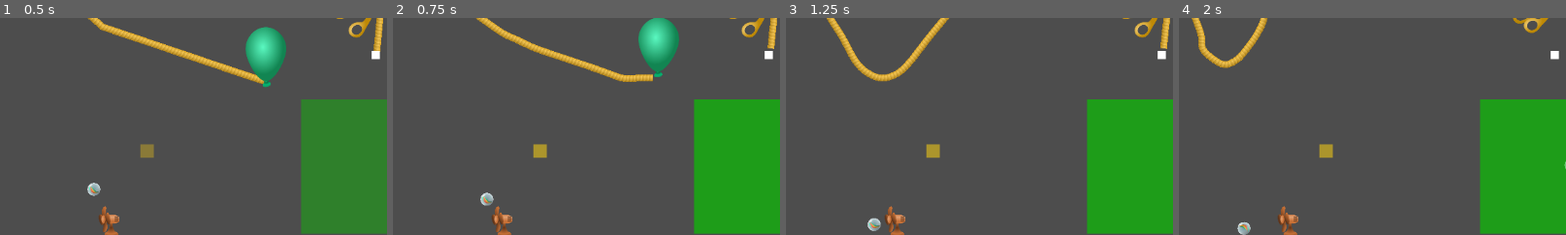
Above: before the commit, frames 1-4 (left to right).
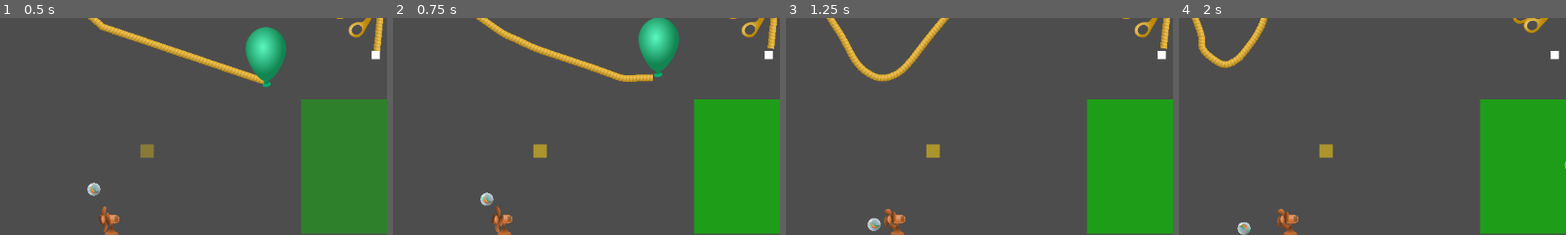
Above: after the commit, the same moments.

Repository: lechaosx/jam-at-fit-vol-2
Game: Godot game, scene res://game.tscn
The game is run twice, just before and just after one commit, with the same random seed, the same clock (stepped at 60 frames per second) and the same inputs. The engine's default icon, where the game draws it, is replaced by a stand-in: a white triangle on a blue panel in a dark square.
Inputs (mouse positions are % of the whole screen's width and height, from its top left):
- Up to frame 1 (0.5 s): no input
- Up to frame 2 (0.75 s): click "Play" at 0.5 s
- Up to frame 3 (1.25 s): no input
- Up to frame 4 (2 s): move the mouse to (72, 45) at 1.27 s; click (72, 45) at 1.42 s
The pictures show only the part of the screen within x 23-73%, y 50-100%; the shares and areas given below are measured in that part.

Frame 1 is identical in both runs. In frame 2, 0.2% of the frame differs, in the area x 25-29%, y 86-99%; in frame 3, 0.2%; in frame 4, 0.2%.
Error before the commit: Attempt to call function 'on_off_str' in base 'null instance' on a null instance. (res://electric_fan/electric_fan.gd:20)

Commit message:
fix electric/fan.tscn

Diff:
--- a/godot/electric_fan/electric_fan.tscn
+++ b/godot/electric_fan/electric_fan.tscn
@@ -9,6 +9,7 @@
 [ext_resource type="Texture2D" uid="uid://wb6uxenv6xnd" path="res://electric_fan/electric-fan_3.png" id="7_lmqmr"]
 [ext_resource type="Texture2D" uid="uid://chjagn0yqsw5i" path="res://electric_fan/electric-fan_4.png" id="8_b0x0u"]
 [ext_resource type="Texture2D" uid="uid://btdci7inn1frh" path="res://electric_fan/electric-fan_2.png" id="9_lr3ww"]
+[ext_resource type="PackedScene" uid="uid://ejby3h5t8mbq" path="res://electric_connector/electric_connector.tscn" id="10_lmqmr"]
 
 [sub_resource type="SpriteFrames" id="SpriteFrames_4occ1"]
 animations = [{
@@ -66,3 +67,5 @@
 [node name="CollisionShape2D" type="CollisionShape2D" parent="Area2D"]
 position = Vector2(150, 0)
 shape = SubResource("RectangleShape2D_ibigq")
+
+[node name="ElectricConnector" parent="." instance=ExtResource("10_lmqmr")]
Not shown: 1 places in godot/electric_fan/electric_fan.tscn that only renumber resources
